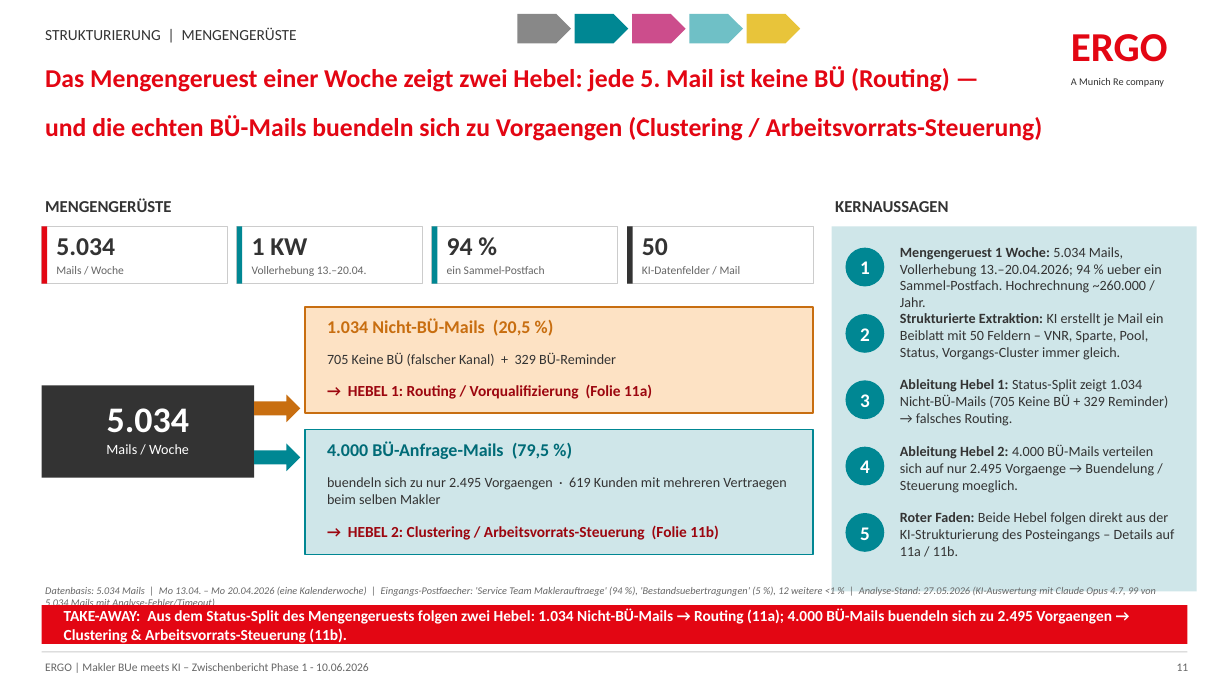
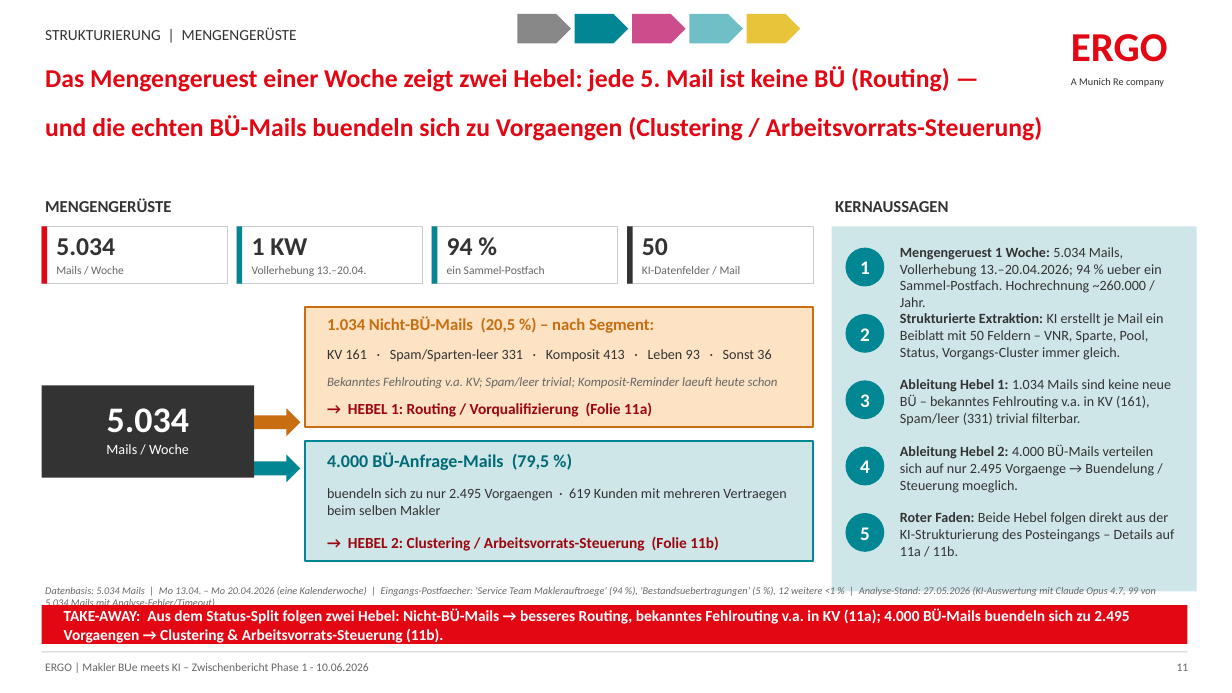
Before and after one commit to brenneisen-e/emailimport, a slide deck: slide 1 of ERGO-Mengengeruest-2Slides-Berichtslook.pptx. Drawn at 1232x693 pixels with LibreOffice and Linux fonts; fonts in the diff are those of the drawing. Boxes give left, top, right and bottom in pixels: in the first picture for what was removed or moved away, otherwise in the second. Text is boxed around its words. In the diff, an @@ line names an element or a change of style, - is before the commit and + after.

```diff
--- a/ERGO-Mengengeruest-2Slides-Berichtslook.pptx
+++ b/ERGO-Mengengeruest-2Slides-Berichtslook.pptx
@@ rectangle resized from (x1=305, y1=307, x2=813, y2=413) to (x1=305, y1=307, x2=813, y2=427) @@
@@ text at (x1=327, y1=317, x2=654, y2=333): text changed; size 14 to 13 pt @@
-1.034 Nicht-BÜ-Mails (20,5 %)
+1.034 Nicht-BÜ-Mails (20,5 %) – nach Segment:
@@ text removed at (x1=327, y1=352, x2=616, y2=366) @@
-705 Keine BÜ (falscher Kanal) + 329 BÜ-Reminder
@@ text added at (x1=327, y1=349, x2=771, y2=362), 11 pt, text #333333 @@
+KV 161 · Spam/Sparten-leer 331 · Komposit 413 · Leben 93 · Sonst 36
@@ text added at (x1=327, y1=377, x2=778, y2=388), 10 pt, text #666666, italic @@
+Bekanntes Fehlrouting v.a. KV; Spam/leer trivial; Komposit-Reminder laeuft heute schon
@@ text at (x1=900, y1=379, x2=1171, y2=425): text changed @@
-Ableitung Hebel 1: Status-Split zeigt 1.034 Nicht-BÜ-Mails (705 Keine BÜ + 329 Reminder) → falsches Routing.
+Ableitung Hebel 1: 1.034 Mails sind keine neue BÜ – bekanntes Fehlrouting v.a. in KV (161), Spam/leer (331) trivial filterbar.
@@ right arrow moved from (x1=254, y1=395, x2=300, y2=422) to (x1=254, y1=409, x2=300, y2=436) @@
@@ text "→ HEBEL 1: Routing / ..." moved from (x1=348, y1=384, x2=652, y2=399) to (x1=348, y1=402, x2=652, y2=417) @@
@@ rectangle resized from (x1=305, y1=430, x2=813, y2=555) to (x1=305, y1=441, x2=813, y2=561) @@
@@ 3 texts, 1 right arrow moved together from (x1=254, y1=442, x2=786, y2=540) to (x1=254, y1=453, x2=786, y2=551) @@
@@ text at (x1=64, y1=608, x2=1129, y2=643): text changed @@
-TAKE-AWAY: Aus dem Status-Split des Mengengeruests folgen zwei Hebel: 1.034 Nicht-BÜ-Mails → Routing (11a); 4.000 BÜ-Mails buendeln sich zu 2.495 Vorgaengen → Clustering & Arbeitsvorrats-Steuerung (11b).
+TAKE-AWAY: Aus dem Status-Split folgen zwei Hebel: Nicht-BÜ-Mails → besseres Routing, bekanntes Fehlrouting v.a. in KV (11a); 4.000 BÜ-Mails buendeln sich zu 2.495 Vorgaengen → Clustering & Arbeitsvorrats-Steuerung (11b).
```
Also in this commit, not shown: 1 other slide changed.
